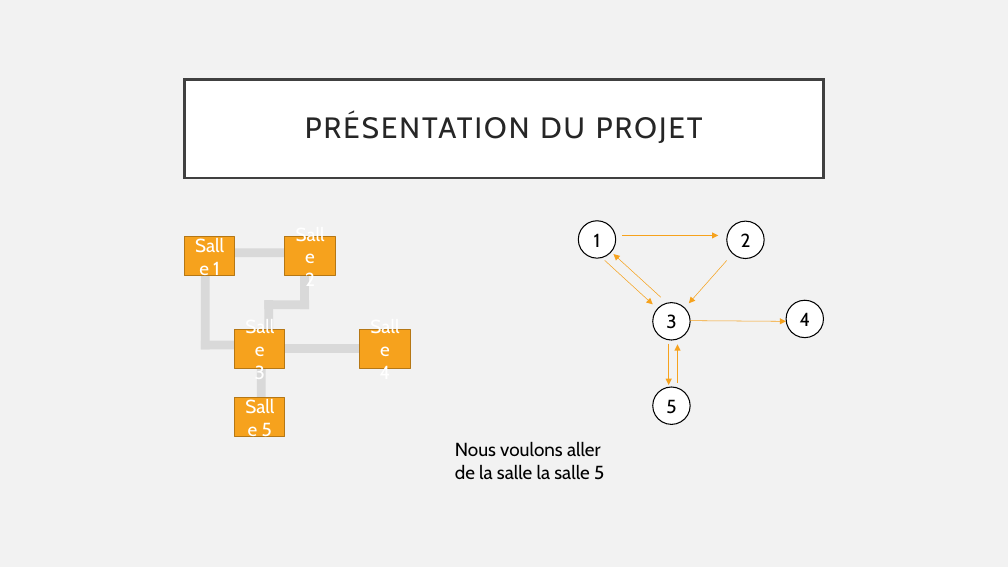
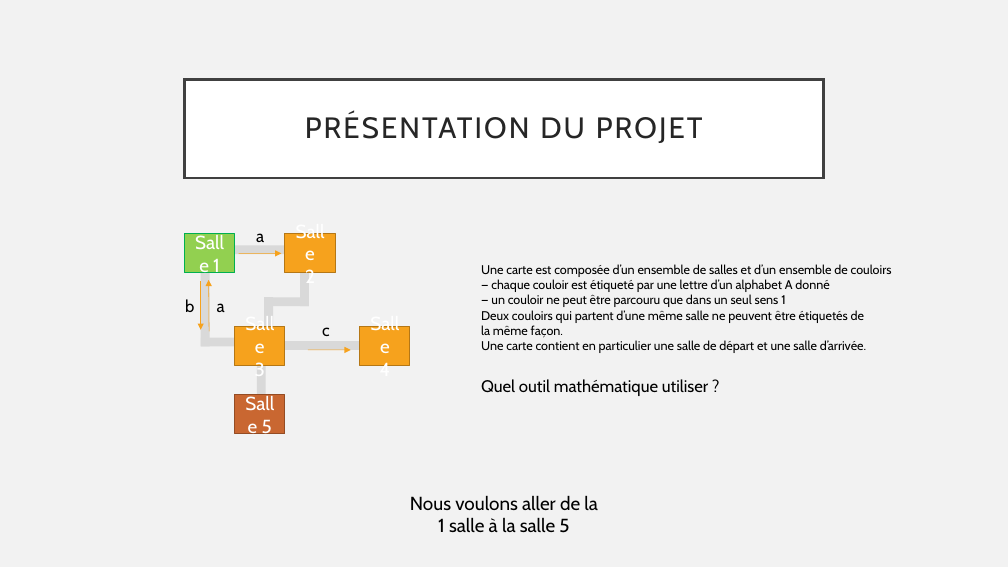
Before and after one commit to ekiriano/HLIN405-Final, a slide deck: slide 2 of Recherche d’un trajet sur une carte.pptx. Drawn at 1008x567 pixels with LibreOffice and Linux fonts; fonts in the diff are those of the drawing. Boxes give left, top, right and bottom in pixels: in the first picture for what was removed or moved away, otherwise in the second. Text is boxed around its words. In the diff, an @@ line names an element or a change of style, - is before the commit and + after.

```diff
--- a/Recherche d’un trajet sur une carte.pptx
+++ b/Recherche d’un trajet sur une carte.pptx
@@ rectangle "Salle 1" at (185,234,234,273): fill #F6A21D to #92D050; outline #B67815 1 pt to #00B050 1 pt @@
@@ text added at (256,233,264,242), 16 pt, text #000000 @@
+a
@@ arrow added from (239, 253) to (281, 253), #F6A21D 0.5 pt @@
@@ text added at (481,264,892,396), 12 pt, text #000000 @@
+Une carte est composée d’un ensemble de salles et d’un ensemble de couloirs
+— chaque couloir est étiqueté par une lettre d’un alphabet A donné
+— un couloir ne peut être parcouru que dans un seul sens 1
+Deux couloirs qui partent d’une même salle ne peuvent être étiquetés de
+la même façon.
+Une carte contient en particulier une salle de départ et une salle d’arrivée.
+Quel outil mathématique utiliser ?
@@ text added at (185,299,194,312), 16 pt, text #000000 @@
+b
@@ arrow moved from (669, 344) - (669, 385) to (201, 281) - (201, 330) @@
@@ arrow added from (209, 331) to (209, 280), #F6A21D 0.5 pt @@
@@ text added at (217,303,225,312), 16 pt, text #000000 @@
+a
@@ text added at (322,327,330,336), 16 pt, text #000000 @@
+c
@@ arrow added from (308, 350) to (351, 350), #F6A21D 0.5 pt @@
@@ group removed at (578,221,823,424): 6 arrows, 5 ellipses @@
-1
-2
-3
-4
-5
@@ rectangle "Salle 5" at (234,395,284,434): fill #F6A21D to #C96731; outline #B67815 1 pt to #954C24 1 pt @@
@@ text at (410,495,598,533): text changed @@
-Nous voulons aller de la salle la salle 5
+Nous voulons aller de la 1 salle à la salle 5
```
Also in this commit, not shown: 2 other slides changed, 4 slides added.
